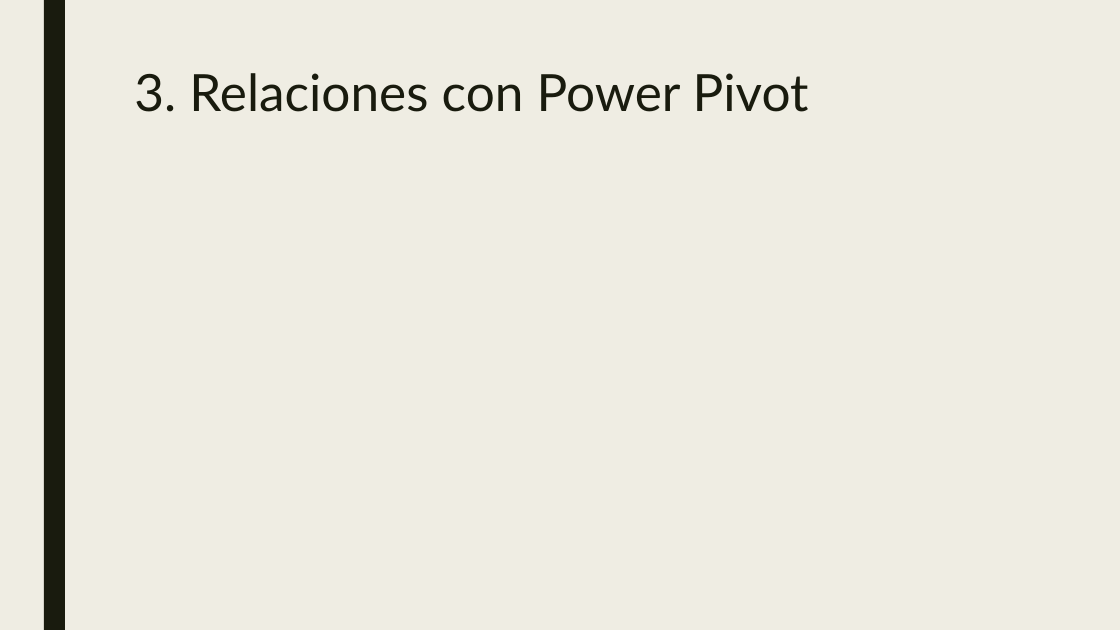
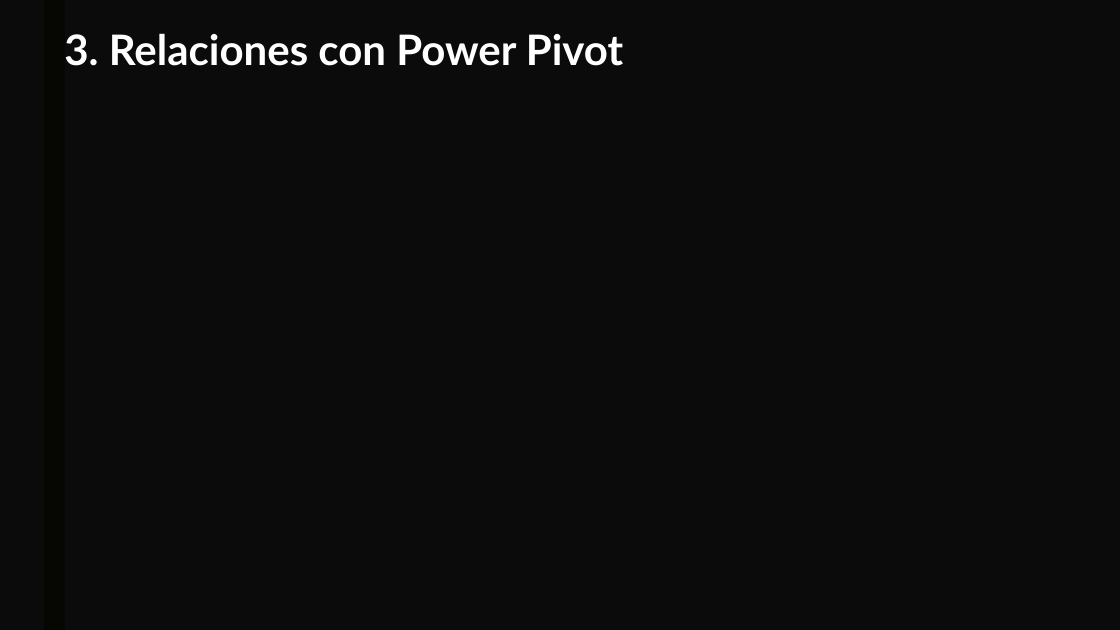
Before and after one commit to Onmyblasi/-automatizacion_mysql_python_excel_grupo1_individual, a slide deck: slide 4 of presentacion_automatizacion_mysql_python_excel.pptx. Drawn at 1120x630 pixels with LibreOffice and Linux fonts; fonts in the diff are those of the drawing; background and template pictures are left out; a plain dark background stands for a picture behind light text. Boxes give left, top, right and bottom in pixels: in the first picture for what was removed or moved away, otherwise in the second. Text is boxed around its words. In the diff, an @@ line names an element or a change of style, - is before the commit and + after.

Commit message:
chore(pptx): updated slides for presentation

```diff
--- a/presentacion_automatizacion_mysql_python_excel.pptx
+++ b/presentacion_automatizacion_mysql_python_excel.pptx
@@ background #EFEDE3 to picture (left out) @@
@@ rectangle added at box(0, 0, 1120, 630), fill #000000 at 73% opacity @@
@@ title "3. Relaciones con Power Pivot": place and size @@
-title "3. Relaciones con Power Pivot" at box(134, 73, 809, 112)
+title "3. Relaciones con Power Pivot" at box(64, 33, 623, 66)
@@ title "3. Relaciones con Power Pivot" at box(64, 33, 623, 66): size 44 to 36 pt, text colour #191B0E to #FFFFFF, bold on @@
```
Also in this commit, not shown: 3 other slides changed.
